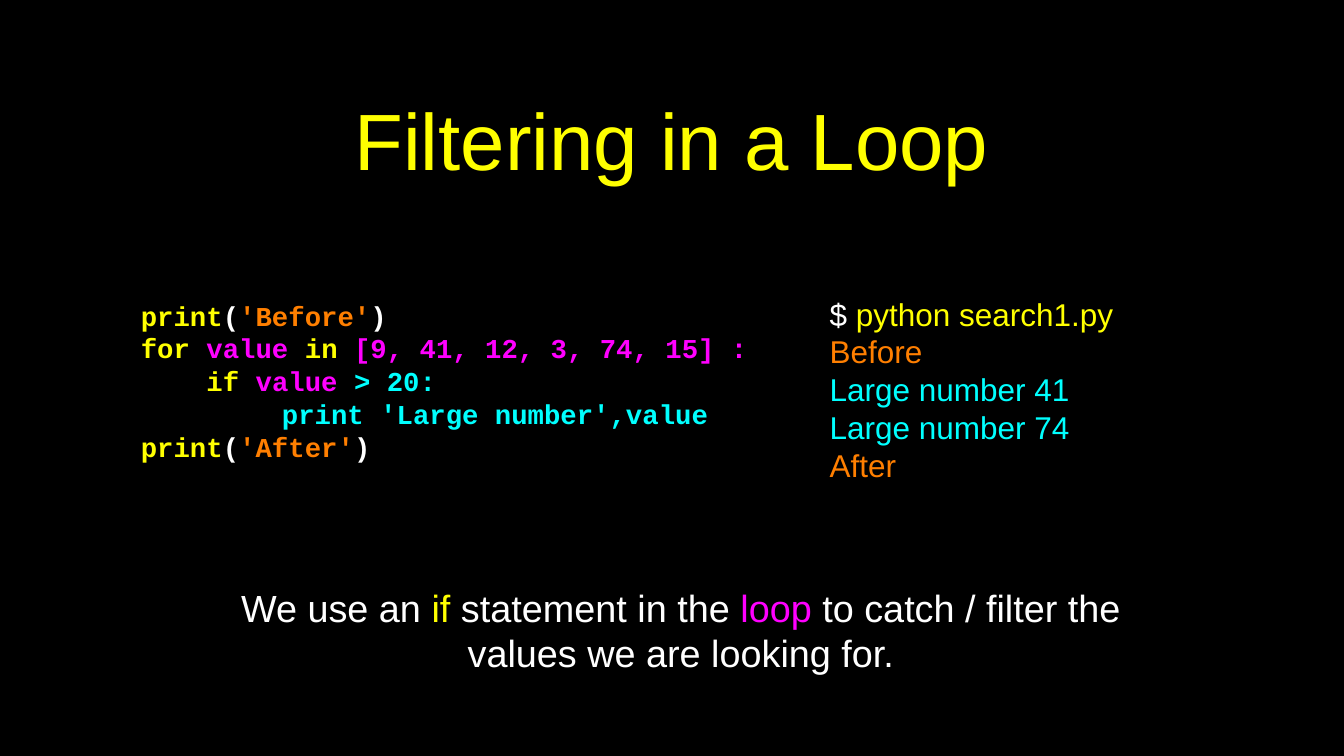
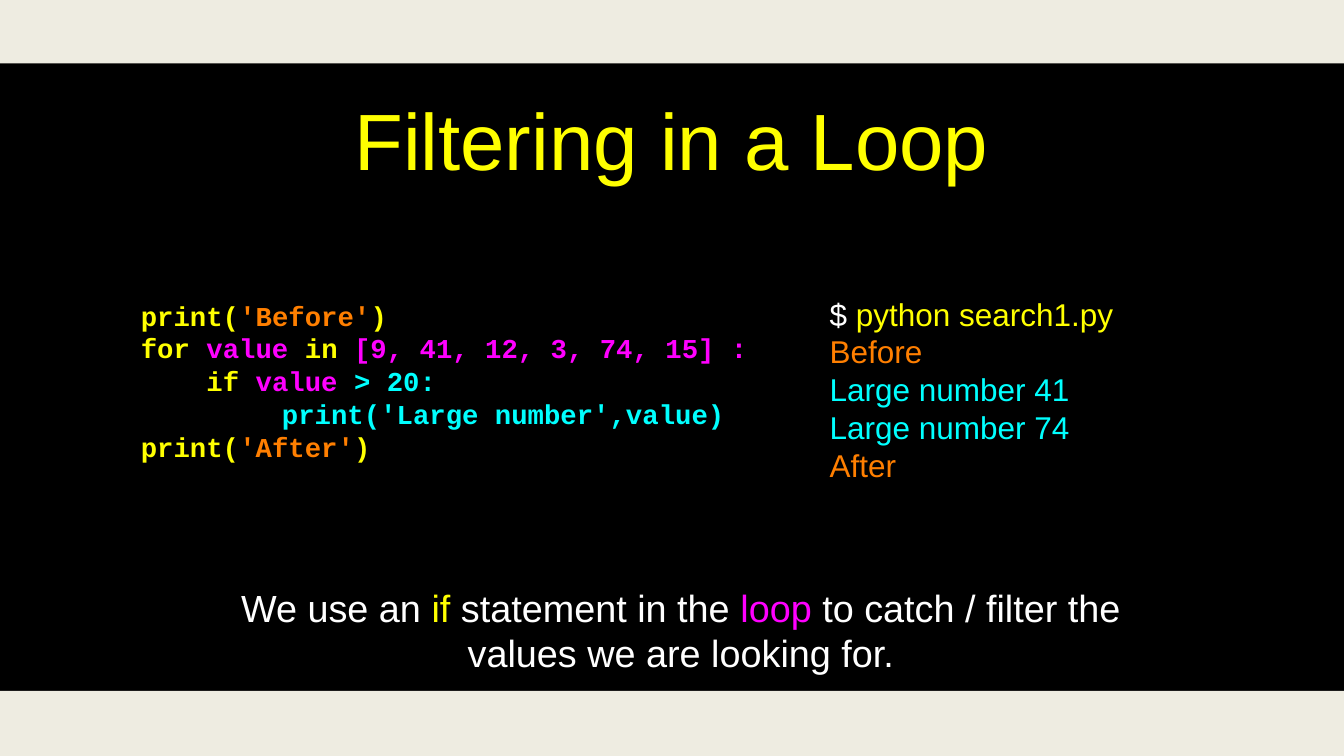
Before and after one commit to csev/py4e, a slide deck: slide 44 of lectures3/Pythonlearn-05-Iterations.pptx. Drawn at 1344x756 pixels with LibreOffice and Linux fonts; fonts in the diff are those of the drawing. Boxes give left, top, right and bottom in pixels: in the first picture for what was removed or moved away, otherwise in the second. Text is boxed around its words. In the diff, an @@ line names an element or a change of style, - is before the commit and + after.

```diff
--- a/lectures3/Pythonlearn-05-Iterations.pptx
+++ b/lectures3/Pythonlearn-05-Iterations.pptx
@@ rectangle added at box(0, 0, 1344, 63), fill #EEECE1 @@
@@ text at box(141, 306, 387, 463): text colour #FFFFFF to #FFFF00 in "print('Before')", "print('After')" @@
@@ text at box(282, 405, 724, 430): text changed @@
-print 'Large number',value
+print('Large number',value)
@@ rectangle at box(0, 691, 1344, 756): fill #000000 to #EEECE1 @@
```
Also in this commit, not shown: 51 other slides changed.
